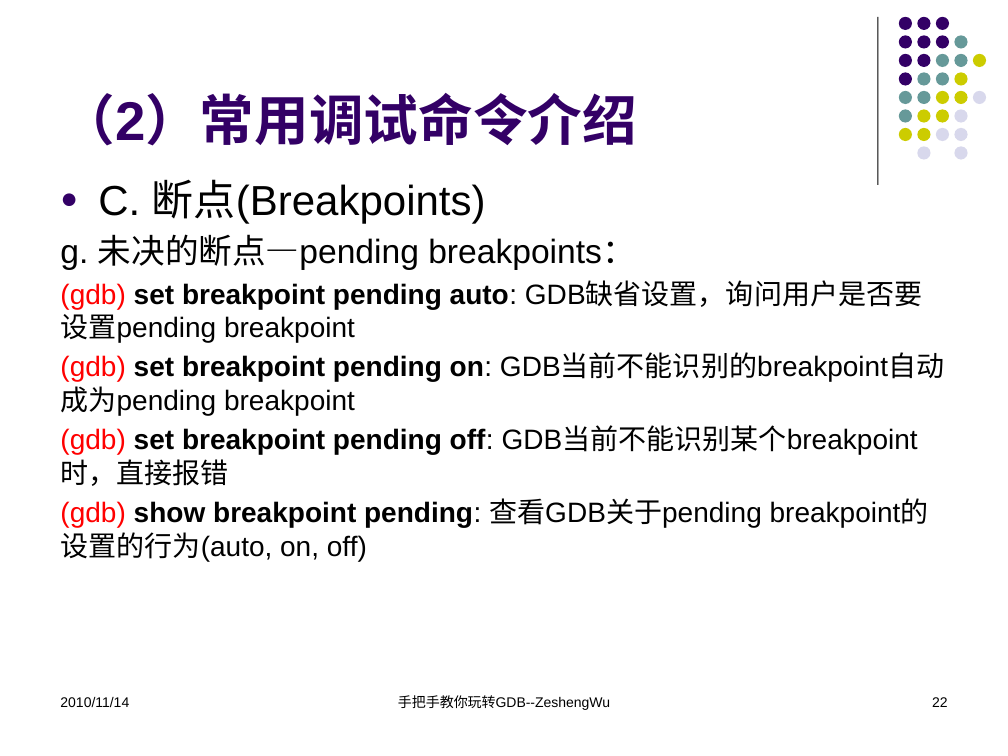
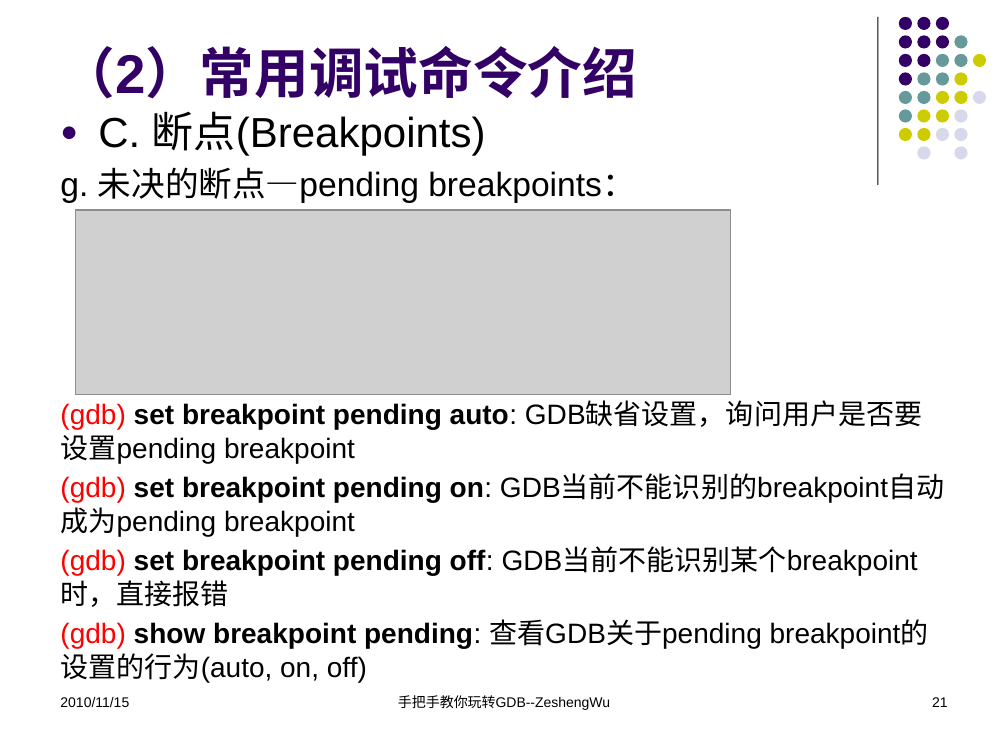
Before and after one commit to KublaikhanGeek/reactor, a slide deck: slide 21 of docs/手把手教你玩转GDB/手把手教你玩转GDB.pptx (slide 22 before the commit). Drawn at 1008x756 pixels with LibreOffice and Linux fonts; fonts in the diff are those of the drawing; grey boxes stand for pictures. Boxes give left, top, right and bottom in pixels: in the first picture for what was removed or moved away, otherwise in the second. Text is boxed around its words. In the diff, an @@ line names an element or a change of style, - is before the commit and + after.

```diff
--- a/docs/手把手教你玩转GDB/手把手教你玩转GDB.pptx
+++ b/docs/手把手教你玩转GDB/手把手教你玩转GDB.pptx
@@ title "（2）常用调试命令介绍": place and size @@
-title "（2）常用调试命令介绍" at box(60, 93, 636, 146)
+title "（2）常用调试命令介绍" at box(60, 46, 636, 99)
@@ text "C. 断点(Breakpoints)" rewrapped from box(60, 179, 922, 562) to box(60, 111, 922, 683) @@
@@ picture added at box(76, 210, 731, 394) @@
@@ text at box(60, 697, 129, 707): text changed @@
-2010/11/14
+2010/11/15
@@ page number at box(932, 697, 948, 707): text changed @@
-22
+21
```
Also in this commit, not shown: 51 other slides changed, 2 slides added, 2 slides removed, 1 other file.
